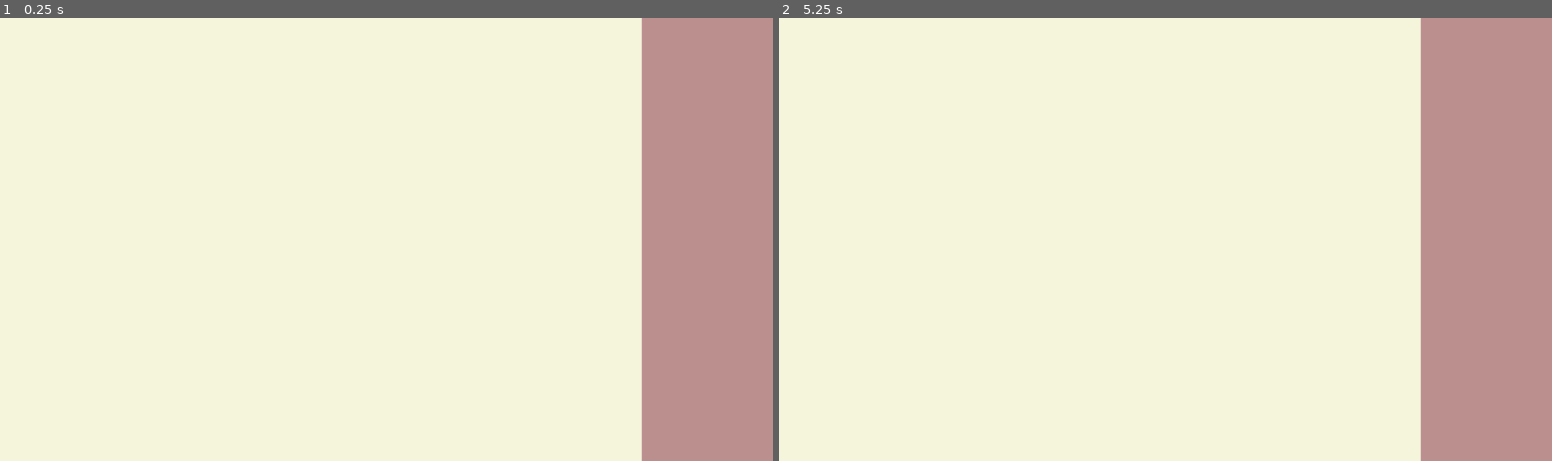
Above: before the commit, frames 1-2 (left to right).
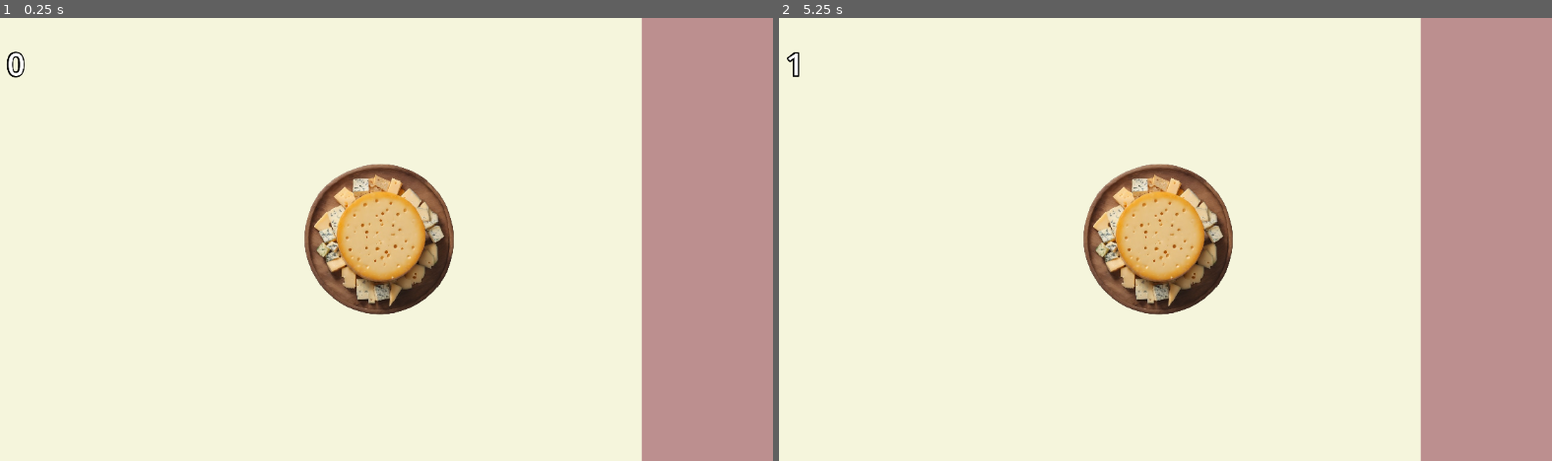
Above: after the commit, the same moments.

Repository: Behbs/CheeseClicker
Game: Godot game, scene res://Scenes/Main.tscn
Two runs of this game, one before a commit and one after it. Both use one fixed random seed, a clock stepped at 60 frames per second and the inputs below.
Inputs (mouse positions are in pixels of both pictures, inside the frame that each line leads up to):
- Up to frame 1 (0.25 s): no input
- Up to frame 2 (5.25 s): tap Enter at 0.5, 2, 3.5 s; move the mouse to (1327, 217) at 0.52 s; click (1327, 217) at 0.67 s; tap Space at 1.25, 2.75, 4.25 s; move the mouse to (1003, 261) at 1.27 s; click (1003, 261) at 1.42 s; move the mouse to (1235, 142) at 2.02 s; click (1235, 142) at 2.17 s; move the mouse to (1119, 328) at 2.77 s; click (1119, 328) at 2.92 s; move the mouse to (1397, 305) at 3.52 s; click (1397, 305) at 3.67 s; move the mouse to (918, 173) at 4.27 s; click (918, 173) at 4.42 s; move the mouse to (1196, 239) at 5.02 s; click (1196, 239) at 5.17 s

The runs differ from the first frame. In frame 1, 5.3% of the frame differs, in the area x 0-59%, y 7-68%; in frame 2, 5.2%.

Commit message:
-progression

Diff:
--- a/Components/HitboxComponent/HitboxComponent.gd
+++ b/Components/HitboxComponent/HitboxComponent.gd
@@ -7,7 +7,6 @@
 signal on_quantity_change
 
 func _on_input_event(viewport, event, shape_idx):
-	print("qwerty")
 	if price_component:
 		if event is InputEventMouseButton and event.pressed == false and event.button_index == 1 and Queijaria.quant_queijo >= price_component.price:
 			price_component.quantity += 1
--- /dev/null
+++ b/Scenes/Instancer.gd
@@ -0,0 +1,12 @@
+extends Node2D
+
+var crat = preload("res://Rats/Clickerrat/Clickerrat.tscn")
+
+func Crat(pos):
+	var inst = crat.instantiate()
+	inst.position = pos
+	add_child(inst)
+
+func _on_progression_clickerrat():
+
+	Crat(Vector2(960,-512))
--- a/Scenes/Main.tscn
+++ b/Scenes/Main.tscn
@@ -1,30 +1,31 @@
-[gd_scene load_steps=2 format=3 uid="uid://ccco4qrokcay8"]
+[gd_scene load_steps=6 format=3 uid="uid://ccco4qrokcay8"]
 
 [ext_resource type="Script" path="res://Scripts/Progression.gd" id="1_dq5go"]
+[ext_resource type="PackedScene" uid="uid://c4gs0gdxpha2" path="res://Scenes/Queijo.tscn" id="2_3y7gy"]
+[ext_resource type="Script" path="res://Scenes/Instancer.gd" id="2_ls42t"]
+[ext_resource type="Script" path="res://Scripts/Control.gd" id="2_oyg7x"]
+
+[sub_resource type="LabelSettings" id="LabelSettings_ksmc3"]
+font_size = 90
+outline_size = 16
+outline_color = Color(0, 0, 0, 1)
 
 [node name="Main" type="Node2D"]
 
-[node name="Control" type="Control" parent="."]
-layout_mode = 3
-anchors_preset = 0
-offset_right = 40.0
-offset_bottom = 40.0
-
-[node name="ColorRect" type="ColorRect" parent="Control"]
-layout_mode = 1
-anchors_preset = -1
+[node name="ColorRect" type="ColorRect" parent="."]
 offset_left = -1152.0
 offset_top = -648.0
 offset_right = 768.0
 offset_bottom = 648.0
+mouse_filter = 2
 color = Color(0.960784, 0.960784, 0.862745, 1)
 
-[node name="ColorRect2" type="ColorRect" parent="Control"]
-layout_mode = 0
+[node name="ColorRect2" type="ColorRect" parent="."]
 offset_left = 768.0
 offset_top = -648.0
 offset_right = 1152.0
 offset_bottom = 648.0
+mouse_filter = 2
 color = Color(0.737255, 0.560784, 0.560784, 1)
 
 [node name="Camera2D" type="Camera2D" parent="."]
@@ -32,3 +33,23 @@
 
 [node name="Progression" type="Node2D" parent="."]
 script = ExtResource("1_dq5go")
+
+[node name="Instancer" type="Node2D" parent="Progression"]
+script = ExtResource("2_ls42t")
+
+[node name="Quant" type="Control" parent="."]
+layout_mode = 3
+anchors_preset = 0
+script = ExtResource("2_oyg7x")
+
+[node name="quant" type="Label" parent="Quant"]
+layout_mode = 0
+offset_left = -1088.0
+offset_top = -576.0
+offset_bottom = -448.0
+text = "as"
+label_settings = SubResource("LabelSettings_ksmc3")
+
+[node name="Queijo" parent="." instance=ExtResource("2_3y7gy")]
+
+[connection signal="Clickerrat" from="Progression" to="Progression/Instancer" method="_on_progression_clickerrat"]
--- a/Scenes/Queijo.tscn
+++ b/Scenes/Queijo.tscn
@@ -1,14 +1,10 @@
-[gd_scene load_steps=6 format=3 uid="uid://c4gs0gdxpha2"]
+[gd_scene load_steps=4 format=3 uid="uid://c4gs0gdxpha2"]
 
 [ext_resource type="Script" path="res://Scripts/queijo.gd" id="1_avock"]
 [ext_resource type="Texture2D" uid="uid://c20oguasly6lr" path="res://Sprites/Spr_queijo.png" id="2_07qy3"]
-[ext_resource type="Script" path="res://Scripts/quantqueijo.gd" id="3_pj76i"]
 
-[sub_resource type="CircleShape2D" id="CircleShape2D_dm6t1"]
-radius = 224.571
-
-[sub_resource type="LabelSettings" id="LabelSettings_g5kfb"]
-font_size = 50
+[sub_resource type="CircleShape2D" id="CircleShape2D_pg5j4"]
+radius = 232.0
 
 [node name="Queijo" type="Node2D"]
 script = ExtResource("1_avock")
@@ -21,21 +17,6 @@
 [node name="Area2D" type="Area2D" parent="."]
 
 [node name="CollisionShape2D" type="CollisionShape2D" parent="Area2D"]
-shape = SubResource("CircleShape2D_dm6t1")
-
-[node name="Control" type="Control" parent="."]
-layout_mode = 3
-anchors_preset = 0
-offset_right = 40.0
-offset_bottom = 40.0
-script = ExtResource("3_pj76i")
-
-[node name="Label" type="Label" parent="Control"]
-layout_mode = 0
-offset_left = -1088.0
-offset_top = -576.0
-offset_right = -960.0
-offset_bottom = -507.0
-label_settings = SubResource("LabelSettings_g5kfb")
+shape = SubResource("CircleShape2D_pg5j4")
 
 [connection signal="input_event" from="Area2D" to="." method="_on_area_2d_input_event"]
--- /dev/null
+++ b/Scripts/Control.gd
@@ -0,0 +1,6 @@
+extends Control
+
+@onready var quant_label = $quant
+
+func _process(delta):
+	quant_label.text = str(floor(Queijaria.total_queijo))
--- a/Scripts/Progression.gd
+++ b/Scripts/Progression.gd
@@ -1,6 +1,10 @@
 extends Node2D
 
-@onready var total = Queijaria.total_queijo
+signal Clickerrat
 
-@onready var queijo = preload("res://Scenes/Queijo.tscn")
-@onready var clickrat = preload("res://Rats/Clickerrat/Clickerrat.tscn")
+var lmt_crat = 0
+
+func _physics_process(delta):
+	if Queijaria.total_queijo > 9 and lmt_crat < 1:
+		emit_signal("Clickerrat")
+		lmt_crat += 1
--- a/Scripts/Queijo.gd
+++ b/Scripts/Queijo.gd
@@ -5,4 +5,4 @@
 func _on_area_2d_input_event(viewport, event, shape_idx):
 	if event is InputEventMouseButton and event.pressed == true and event.button_index == 1:
 		Queijaria.quant_queijo += click_power * Queijaria.multp_queijo
-		Queijaria.max_queijo += click_power * Queijaria.multp_queijo
+		Queijaria.total_queijo += click_power * Queijaria.multp_queijo
